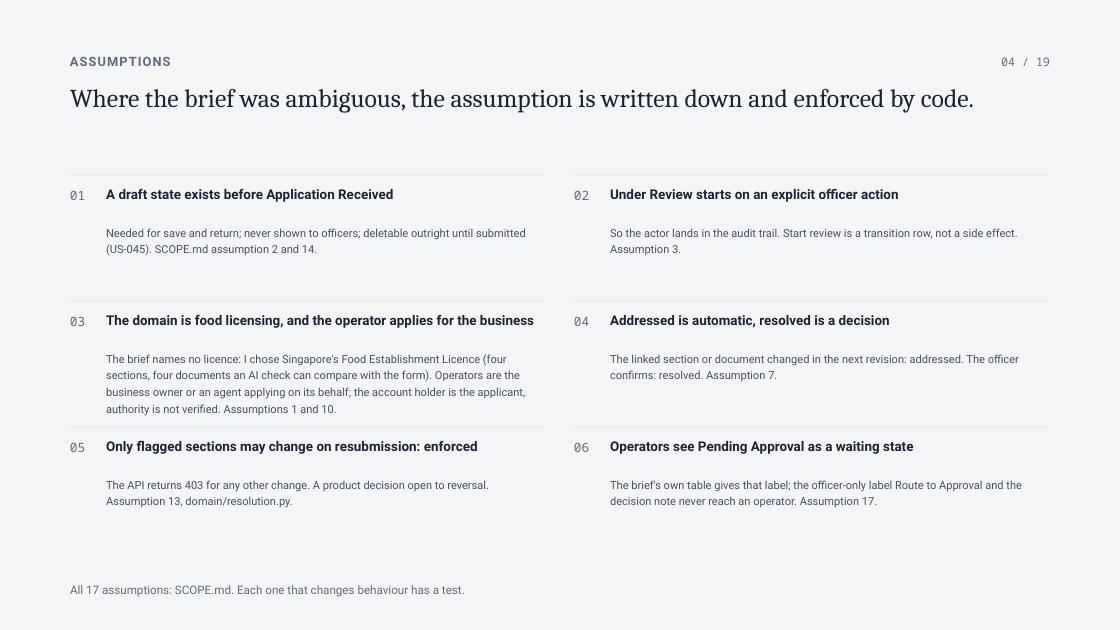
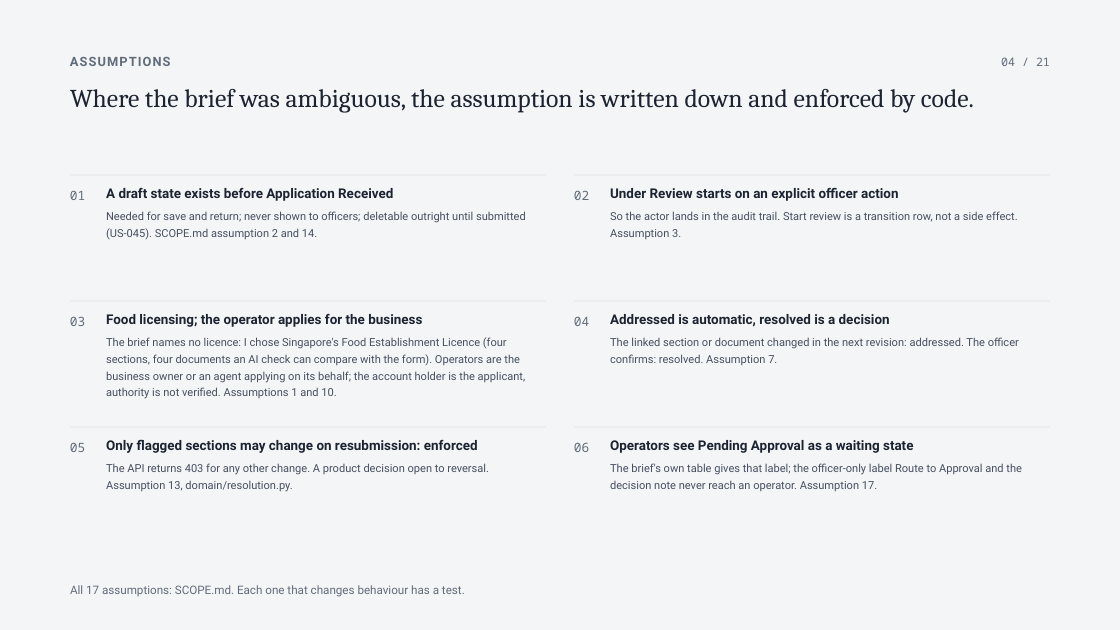
Before and after one commit to SuhaasNv/permitflow, a slide deck: slide 4 of docs/13-debrief/technical-deck/PermitFlow-technical.pptx. Drawn at 1120x630 pixels with LibreOffice and Linux fonts; fonts in the diff are those of the drawing. Boxes give left, top, right and bottom in pixels: in the first picture for what was removed or moved away, otherwise in the second. Text is boxed around its words. In the diff, an @@ line names an element or a change of style, - is before the commit and + after.

```diff
--- a/docs/13-debrief/technical-deck/PermitFlow-technical.pptx
+++ b/docs/13-debrief/technical-deck/PermitFlow-technical.pptx
@@ text at bbox=[1001, 57, 1050, 66]: text changed @@
-04 / 19
+04 / 21
@@ text "Needed for save and return; ...": place and size @@
-text "Needed for save and return; ..." at bbox=[106, 228, 526, 255]
+text "Needed for save and return; ..." at bbox=[106, 211, 526, 239]
@@ text "So the actor lands in ...": place and size @@
-text "So the actor lands in ..." at bbox=[610, 228, 1018, 255]
+text "So the actor lands in ..." at bbox=[610, 211, 1018, 239]
@@ text at bbox=[106, 314, 422, 327]: text changed @@
-The domain is food licensing, and the operator applies for the business
+Food licensing; the operator applies for the business
@@ text "The brief names no licence: ...": place and size @@
-text "The brief names no licence: ..." at bbox=[106, 354, 525, 416]
+text "The brief names no licence: ..." at bbox=[106, 337, 525, 399]
@@ text "The linked section or document ...": place and size @@
-text "The linked section or document ..." at bbox=[610, 354, 1019, 381]
+text "The linked section or document ..." at bbox=[610, 337, 1019, 365]
@@ text "The API returns 403 for ...": place and size @@
-text "The API returns 403 for ..." at bbox=[106, 480, 489, 508]
+text "The API returns 403 for ..." at bbox=[106, 463, 489, 492]
@@ text "The brief's own table gives ...": place and size @@
-text "The brief's own table gives ..." at bbox=[610, 480, 1022, 507]
+text "The brief's own table gives ..." at bbox=[610, 463, 1022, 491]
```
Also in this commit, not shown: 11 other slides changed, 7 slides added, 5 slides removed, 10 other files.
